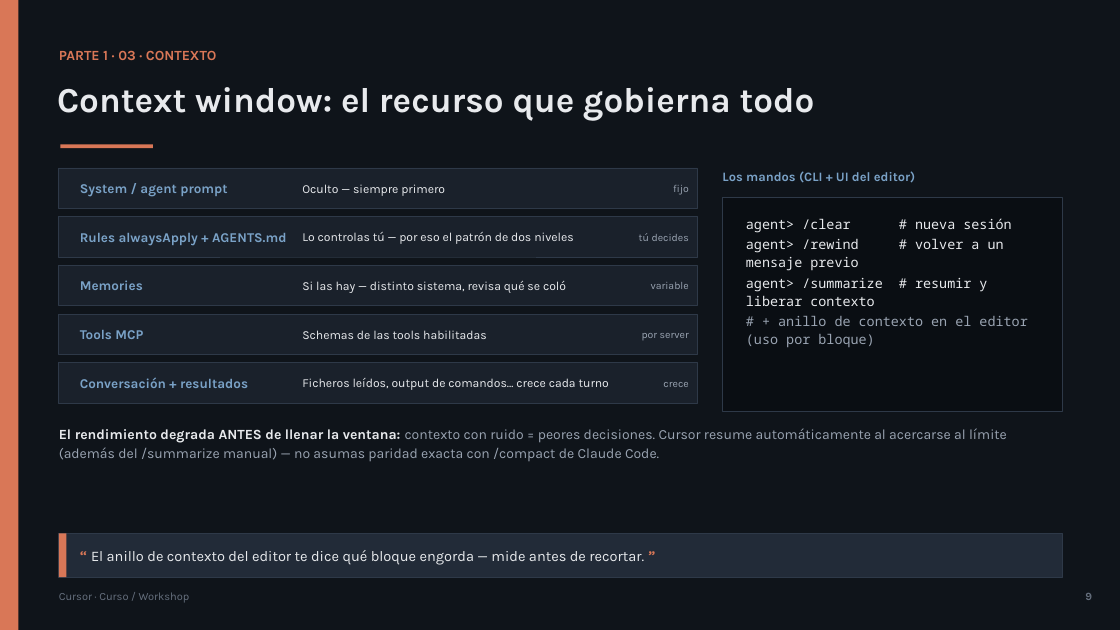
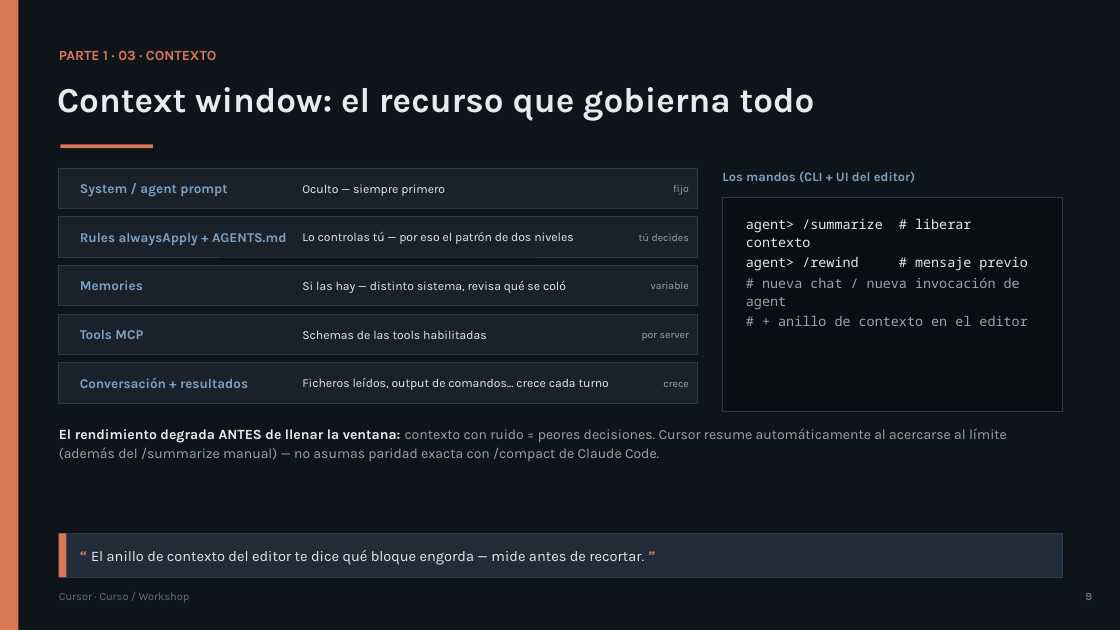
Before and after one commit to olonok69/cursor_code_ml_engineer, a slide deck: slide 9 of presentacion/Cursor_Presentacion.pptx. Drawn at 1120x630 pixels with LibreOffice and Linux fonts; fonts in the diff are those of the drawing. Boxes give left, top, right and bottom in pixels: in the first picture for what was removed or moved away, otherwise in the second. Text is boxed around its words. In the diff, an @@ line names an element or a change of style, - is before the commit and + after.

```diff
--- a/presentacion/Cursor_Presentacion.pptx
+++ b/presentacion/Cursor_Presentacion.pptx
@@ text at (x1=746, y1=218, x2=1027, y2=326): text changed; text colour #E8EAED to #9AA4B2 @@
-agent> /clear # nueva sesión
-agent> /rewind # volver a un mensaje previo
-agent> /summarize # resumir y liberar contexto
-# + anillo de contexto en el editor (uso por bloque)
+agent> /summarize # liberar contexto
+agent> /rewind # mensaje previo
+# nueva chat / nueva invocación de agent
+# + anillo de contexto en el editor
```
Also in this commit, not shown: 10 other slides changed, 14 other files.
